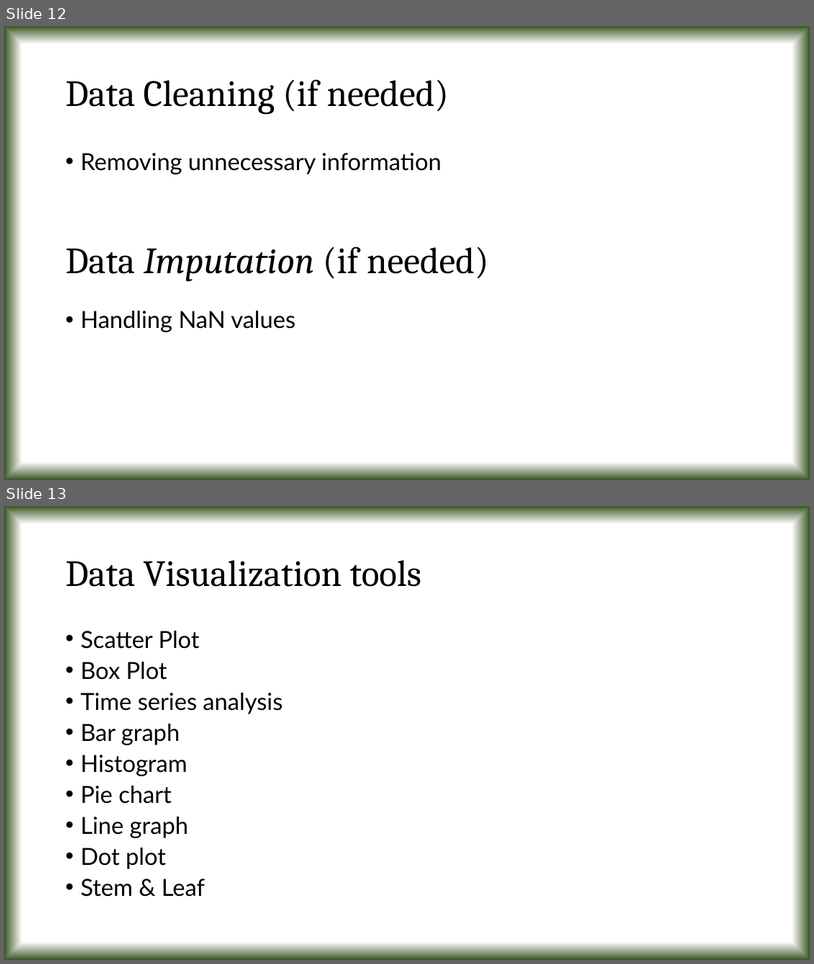
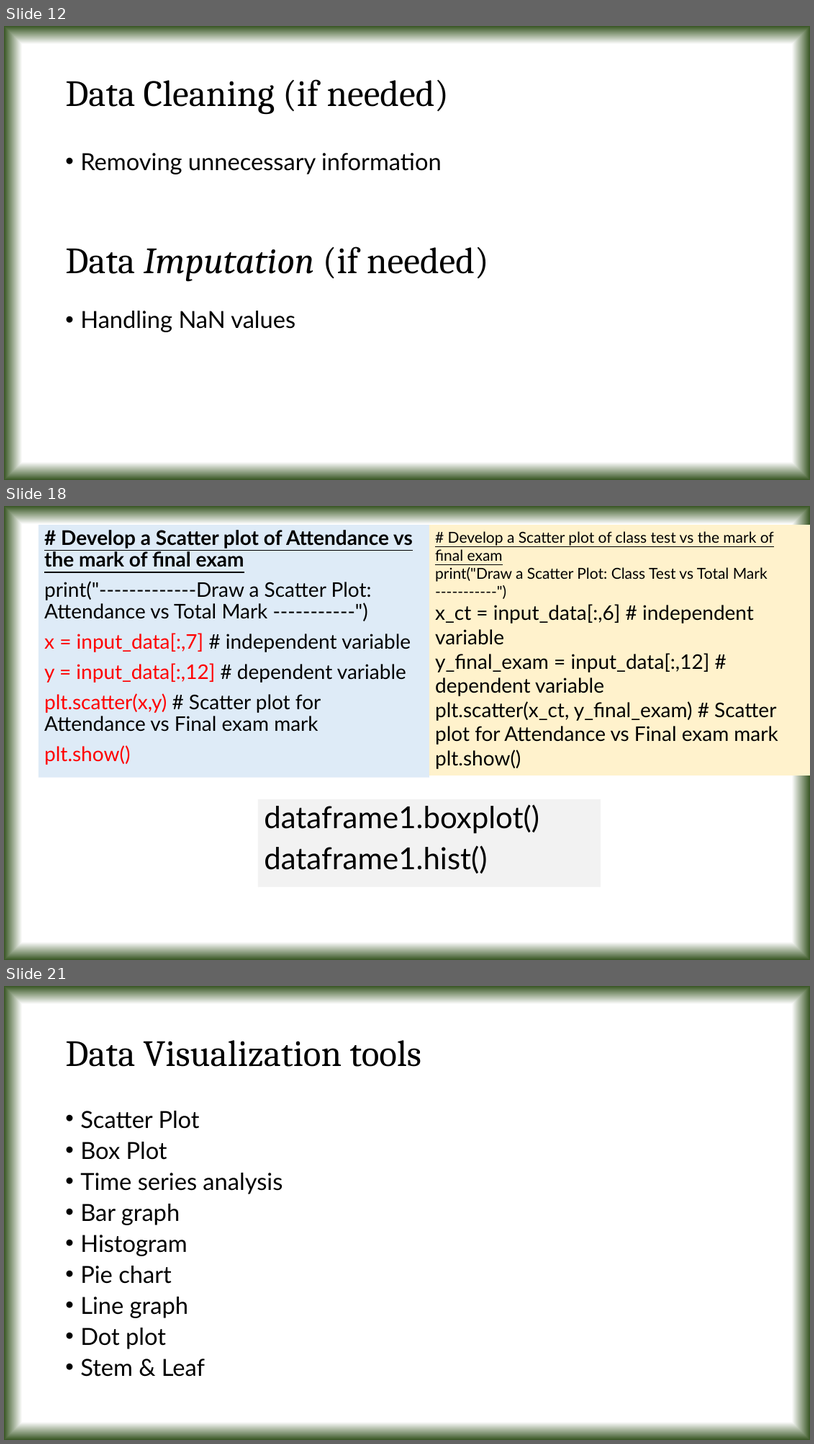
Before and after one commit to tanmoyie/Applied-Statistics, a slide deck: Projects & Dataset/Presentation on Python projects in Applied Statistics.pptx. Shown one above the other, each under a label of ours: slides 12 and 13 before the commit, slides 12, 18 and 21 after it; the slides between them are not shown. The pictures are 814x964 and 814x1444 pixels, drawn with LibreOffice and Linux fonts; fonts in the diff are those of the drawing. Boxes give left, top, right and bottom in pixels: in the first picture for what was removed or moved away, otherwise in the second. Text is boxed around its words. In the diff, an @@ line names an element or a change of style, - is before the commit and + after.

```diff
--- a/Projects & Dataset/Presentation on Python projects in Applied Statistics.pptx
+++ b/Projects & Dataset/Presentation on Python projects in Applied Statistics.pptx
@@ slide 18 added at (4,506,810,960), background gradient #FFFFFF to #385723 @@
@@ text added at (39,525,430,777), fill #DEEBF7, 24 pt, text #000000 @@
+# Develop a Scatter plot of Attendance vs the mark of final exam
+print("-------------Draw a Scatter Plot: Attendance vs Total Mark -----------")
+x = input_data[:,7] # independent variable
+y = input_data[:,12] # dependent variable
+plt.scatter(x,y) # Scatter plot for Attendance vs Final exam mark
+plt.show()
@@ rectangle added at (430,525,810,775), fill #FFF2CC, 24 pt, text #000000 @@
+# Develop a Scatter plot of class test vs the mark of final exam
+print("Draw a Scatter Plot: Class Test vs Total Mark -----------")
+x_ct = input_data[:,6] # independent variable
+y_final_exam = input_data[:,12] # dependent variable
+plt.scatter(x_ct, y_final_exam) # Scatter plot for Attendance vs Final exam mark
+plt.show()
@@ text added at (258,799,601,886), fill #F2F2F2, 36 pt, text #000000 @@
+dataframe1.boxplot()
+dataframe1.hist()
@@ what was slide 13 is now slide 21 @@
```
Also in this commit, not shown: 7 other slides added, 5 other files.
